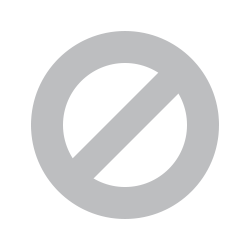
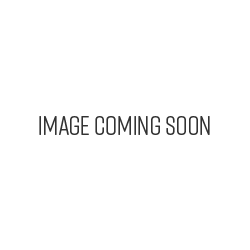
Revision of a layered (250, 250) image; what changed, layer by layer:
added layer "Image coming soon" above "Rectangle 1" over [39, 116, 210, 135]
hid "Rectangle 1" over [59, 58, 193, 193]
hid "Ellipse 1" over [31, 31, 219, 219]
